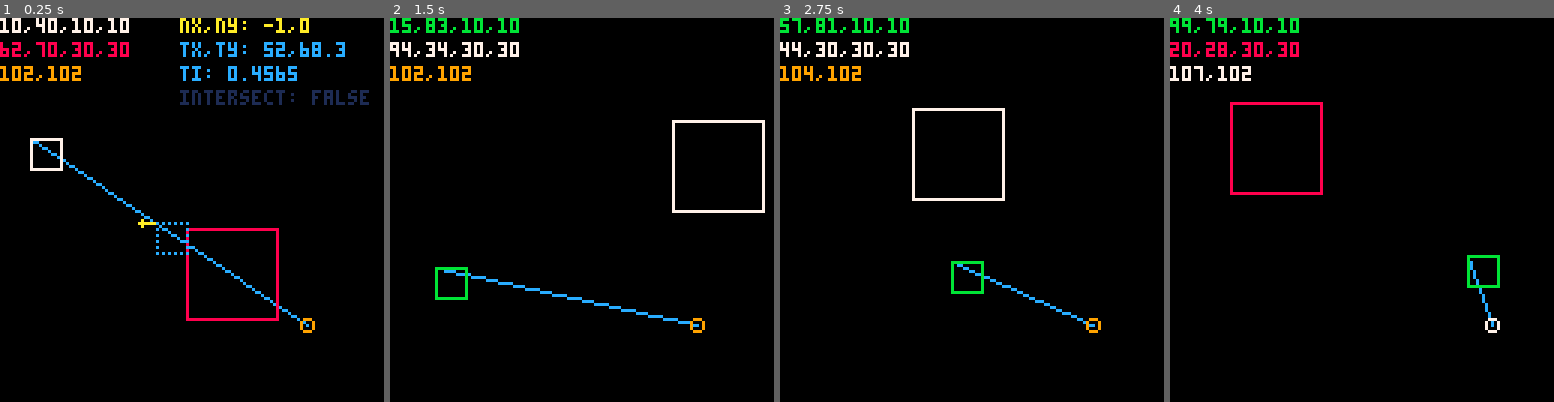
Above: before the commit, frames 1-4 (left to right).
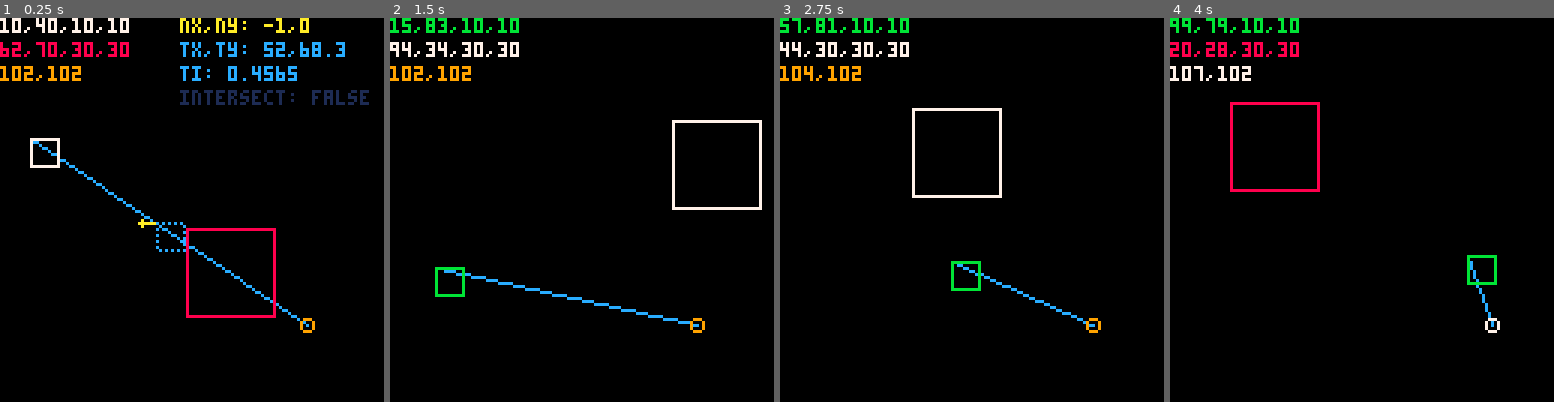
Above: after the commit, the same moments.

Repository: kikito/hit.p8
Game: PICO-8 cartridge hit.p8
Same seed, same stepped clock (60 frames per second), same inputs: the game is played once before the commit and once after it.
Inputs (mouse positions are in pixels of both pictures, inside the frame that each line leads up to):
- Up to frame 1 (0.25 s): no input
- Up to frame 2 (1.5 s): tap X (X key) at 0.33, 1.07 s; click (670, 121) at 0.67 s; click (436, 267) at 1.22 s
- Up to frame 3 (2.75 s): hold Right 1.6-2.1 s; click (887, 114) at 1.77 s; tap X (X key) at 1.85 s; hold Up 2.15-2.42 s; click (952, 259) at 2.32 s; hold Right from 2.47 s (still down)
- Up to frame 4 (4 s): click (1404, 106) at 2.87 s; tap X (X key) at 2.97 s; release Right at 3.03 s; hold Left 3.08-3.58 s; click (1465, 256) at 3.42 s; hold Down 3.63-3.97 s; click (1231, 102) at 3.97 s

The runs differ from the first frame. In frame 1, 1.1% of the frame differs, in the area x 7-73%, y 31-79%; in frame 2, 1.0%; in frame 3, 1.0%; in frame 4, 1.0%.

Commit message:
fix rectangles being drawn 1 pixel bigger than they should. fixes #1. Thanks @gabrielmadruga for reporting the issue

Diff:
--- a/test_hit.lua
+++ b/test_hit.lua
@@ -23,8 +23,8 @@
   cls()
 
   line(x1,y1,goalx,goaly,12)
-  rect(x1,y1,x1+w1,y1+h1, mode==1 and 7 or 11)
-  rect(x2,y2,x2+w2,y2+h2, mode==2 and 7 or 8)
+  rrect(x1,y1,w1,h1,0, mode==1 and 7 or 11)
+  rrect(x2,y2,w2,h2,0, mode==2 and 7 or 8)
   circ(goalx,goaly,2, mode==3 and 7 or 9)
 
   print(x1..","..y1..","..w1..","..h1,0,0,mode==1 and 7 or 11)
@@ -38,7 +38,7 @@
    end
    line(tx,ty,tx+nx*5,ty+ny*5,10)
    fillp(▒)
-   rect(tx,ty,tx+w1,ty+h1,12)
+   rrect(tx,ty,w1,h1,0,12)
    fillp()
    circ(tx+nx*5,ty+ny*5,1,10)
 
Not shown, changed: README.md
